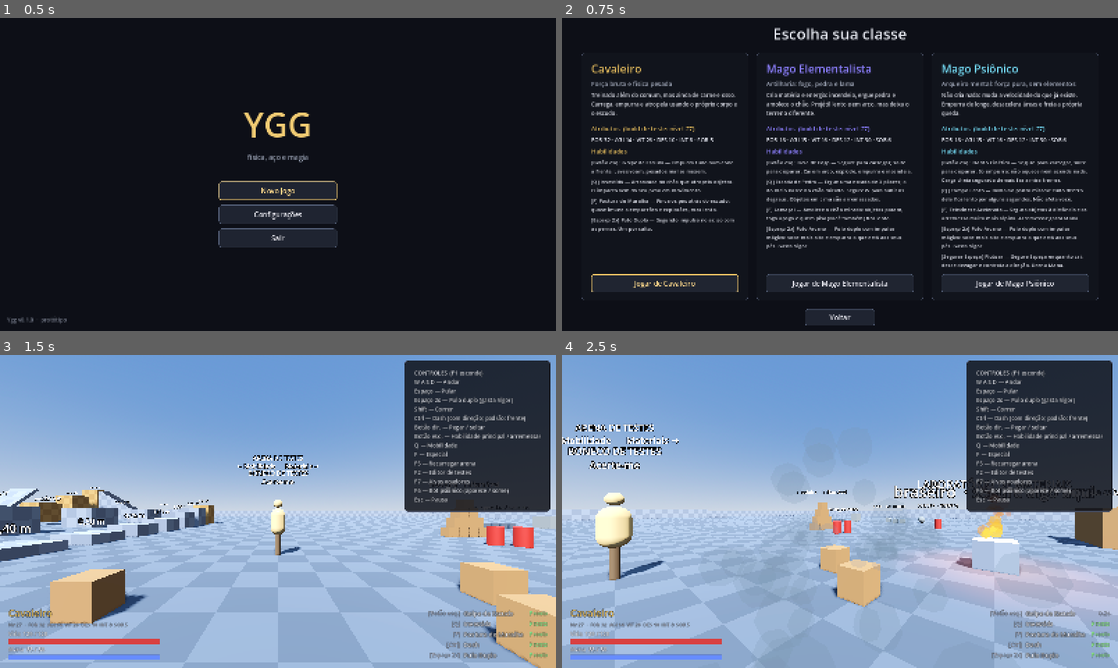
Above: before the commit, frames 1-4 (two rows, left to right).
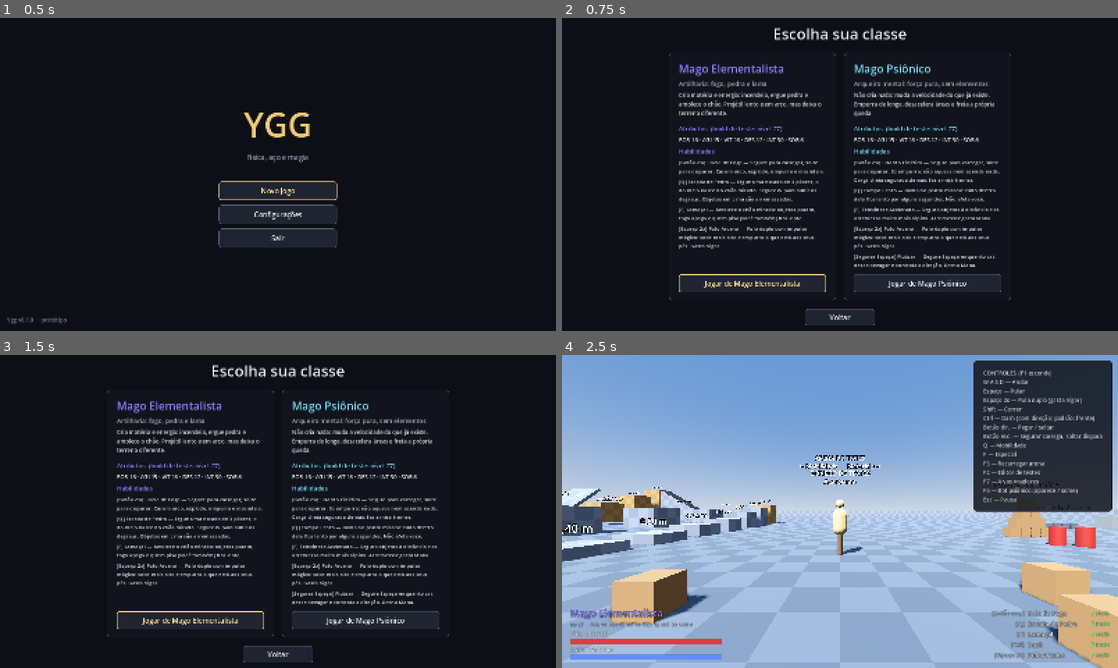
Above: after the commit, the same moments.

Repository: liamzeras/ygg
Game: Godot game, scene res://src/ui/main_menu.tscn
Same seed, same stepped clock (60 frames per second), same inputs: the game is played once before the commit and once after it.
Inputs (mouse positions are in pixels of both pictures, inside the frame that each line leads up to):
- Up to frame 1 (0.5 s): no input
- Up to frame 2 (0.75 s): click "Novo Jogo" at 0.5 s
- Up to frame 3 (1.5 s): click (100, 621) at 1.25 s, where only the run before the commit has a clickable "Jogar de Cavaleiro"
- Up to frame 4 (2.5 s): click (751, 621) at 2 s, where only the run after the commit has a clickable "Jogar de Mago Elementalista"

Frame 1 is identical in both runs. In frame 2, 15% of the frame differs, in the area x 3-97%, y 11-91%; in frame 3, 99%, in the area x 0-100%, y 0-100%; in frame 4, 27%.

Commit message:
Classes: Cavaleiro sai do jogo
Decisão do Liam de 2026-11-16 (design/sabio/inspiracao/magos-elementais.md):
todos os personagens são magos de um só elemento.

- Remove knight.tres e as habilidades só dele (Golpe de Escudo, Investida,
  Postura de Muralha) e a postura de guarda do player.gd.
- is_guarding() fica devolvendo false até a interface tirar o rótulo
  "EM GUARDA" do hud.gd.
- Testes: personagem padrão passa a ser o Elementalista (também tem mãos);
  sai o percurso do Cavaleiro na suíte de classes. 211 -> 185 verificações.

Co-Authored-By: Claude Opus 5.5 <noreply@anthropic.com>

Diff:
--- a/assets/data/classes/knight.tres
+++ /dev/null
@@ -1,91 +0,0 @@
-[gd_resource type="Resource" script_class="PlayerClassData" format=3]
-
-[ext_resource type="Script" path="res://src/gameplay/player/player_class_data.gd" id="1_class"]
-[ext_resource type="Script" path="res://src/gameplay/stats/attributes.gd" id="2_attrs"]
-[ext_resource type="Script" path="res://src/gameplay/abilities/shield_bash_ability.gd" id="3_bash"]
-[ext_resource type="Script" path="res://src/gameplay/abilities/charge_ability.gd" id="4_charge"]
-[ext_resource type="Script" path="res://src/gameplay/abilities/guard_ability.gd" id="5_guard"]
-[ext_resource type="Script" path="res://src/gameplay/abilities/arcane_leap_ability.gd" id="6_jump"]
-
-[ext_resource type="Script" path="res://src/gameplay/abilities/dash_ability.gd" id="9_dash"]
-
-[sub_resource type="Resource" id="attrs"]
-script = ExtResource("2_attrs")
-strength = 32.0
-agility = 14.0
-vitality = 26.0
-dexterity = 10.0
-intelligence = 8.0
-luck = 5.0
-
-[sub_resource type="Resource" id="bash"]
-script = ExtResource("3_bash")
-momentum_transfer = 0.15
-display_name = "Golpe de Escudo"
-description = "Empurra tudo num cone à frente. Leves voam, pesados mal se mexem."
-cost = 15.0
-cost_pool = 0
-cooldown = 0.7
-scaling_attribute = 0
-
-[sub_resource type="Resource" id="charge"]
-script = ExtResource("4_charge")
-display_name = "Investida"
-description = "Arrancada no chão que atropela objetos. O impacto vem do seu peso em movimento."
-cost = 25.0
-cost_pool = 0
-cooldown = 1.5
-scaling_attribute = 0
-base_speed = 7.5
-
-[sub_resource type="Resource" id="guard"]
-script = ExtResource("5_guard")
-display_name = "Postura de Muralha"
-description = "Finca os pés atrás do escudo: quase imune a empurrões e explosões, mas lento."
-cost = 20.0
-cost_pool = 0
-cooldown = 4.0
-scaling_attribute = 2
-
-[sub_resource type="Resource" id="air_jump"]
-script = ExtResource("6_jump")
-display_name = "Pulo Duplo"
-description = "Segundo impulso no ar, só com as pernas. Um por salto."
-cost = 25.0
-cost_pool = 0
-cooldown = 0.0
-scaling_attribute = 0
-base_up_speed = 4.2
-base_blast_impulse = 0.0
-
-[sub_resource type="Resource" id="dash"]
-script = ExtResource("9_dash")
-distance = 3.0
-duration = 0.2
-momentum_transfer = 0.1
-display_name = "Dash"
-description = "Arrancada curta na direção do movimento, ou para a frente se parado. Não atravessa paredes."
-cost = 20.0
-cost_pool = 0
-cooldown = 1.0
-scaling_attribute = 0
-
-[resource]
-script = ExtResource("1_class")
-id = &"knight"
-display_name = "Cavaleiro"
-role = "Força bruta e física pesada"
-description = "Treinado além do comum, mas ainda de carne e osso. Carrega, empurra e atropela usando o próprio corpo e o escudo."
-color = Color(0.85, 0.7, 0.35, 1)
-attributes = SubResource("attrs")
-body_mass = 100.0
-sprint_cost = 10.0
-acceleration = 9.0
-air_control = 0.25
-hand_range = 2.2
-hold_distance = 1.5
-primary_ability = SubResource("bash")
-mobility_ability = SubResource("charge")
-special_ability = SubResource("guard")
-air_jump_ability = SubResource("air_jump")
-dash_ability = SubResource("dash")
--- a/src/core/game_state.gd
+++ b/src/core/game_state.gd
@@ -6,7 +6,6 @@
 const ARENA := "res://src/levels/test_arena.tscn"
 
 const CLASSES: Array[PlayerClassData] = [
-	preload("res://assets/data/classes/knight.tres"),
 	preload("res://assets/data/classes/mage.tres"),
 	preload("res://assets/data/classes/psionic.tres"),
 ]
--- a/src/gameplay/abilities/arcane_leap_ability.gd
+++ b/src/gameplay/abilities/arcane_leap_ability.gd
@@ -3,7 +3,7 @@
 ## Pulo duplo (todas as classes): impulso no ar, para cima e na direção
 ## em que o jogador está andando. A versão arcana do mago também empurra o que está aos pés.
 ## Usado com Espaço no ar; o jogador garante só um por salto.
-## Velocidade vertical = base x raiz(mult(atributo)): Força no cavaleiro, Inteligência no mago.
+## Velocidade vertical = base x raiz(mult(atributo de escala do .tres; hoje Inteligência nos magos)).
 
 @export var base_up_speed := 5.0
 ## Impulso horizontal na direção do movimento (0 se parado: sobe reto).
--- a/src/gameplay/abilities/charge_ability.gd
+++ /dev/null
@@ -1,21 +0,0 @@
-class_name ChargeAbility
-extends Ability
-## Cavaleiro — Investida: arrancada no chão que atropela objetos no caminho.
-## Velocidade = base x raiz(mult(Força)): arrancada vem das pernas (Agilidade não entra).
-## Impacto = massa do cavaleiro x velocidade x fração transferida (quantidade de movimento).
-
-@export var base_speed := 9.0
-@export var duration := 0.4
-## Fração da quantidade de movimento do cavaleiro passada a cada objeto atingido.
-@export_range(0.0, 1.0) var momentum_transfer := 0.4
-
-
-func get_block_reason(player: Player) -> String:
-	return "" if player.is_on_floor() else "Precisa estar no chão"
-
-
-func activate(player: Player) -> void:
-	var speed := base_speed * sqrt(power(player))
-	var impact := player.class_data.body_mass * speed * momentum_transfer
-	player.start_dash(player.get_flat_forward() * speed, duration, impact, display_name)
-	player.add_shake(0.15)
--- a/src/gameplay/abilities/guard_ability.gd
+++ /dev/null
@@ -1,16 +0,0 @@
-class_name GuardAbility
-extends Ability
-## Cavaleiro — Postura de Muralha: ergue o escudo e finca os pés por alguns segundos.
-## Reduz empurrões e explosões recebidos, mas deixa o cavaleiro lento.
-## Duração = base x mult(Vitalidade)^0.5.
-
-@export var base_duration := 2.5
-## Fração do empurrão ignorada (0.85 = recebe só 15%).
-@export_range(0.0, 1.0) var knockback_reduction := 0.85
-## Multiplicador de velocidade enquanto em guarda.
-@export_range(0.0, 1.0) var move_speed_factor := 0.45
-
-
-func activate(player: Player) -> void:
-	player.start_guard(base_duration * sqrt(power(player)), knockback_reduction, move_speed_factor)
-	player.add_shake(0.1)
--- a/src/gameplay/abilities/shield_bash_ability.gd
+++ /dev/null
@@ -1,50 +0,0 @@
-class_name ShieldBashAbility
-extends Ability
-## Cavaleiro — Golpe de Escudo: empurra tudo num cone à frente.
-## Impulso = impulso-base x mult(Força) + massa x velocidade na direção do golpe x transferência.
-## Igual em todo o alcance: o golpe acerta ou não acerta.
-## Objetos leves voam, pesados mal se mexem. Bater correndo pesa mais; recuando, não soma.
-
-@export var reach := 2.5
-@export var half_angle_degrees := 50.0
-## Impulso (N·s) com Força humana. Técnica treinada: ~2x um empurrão comum.
-@export var base_impulse := 120.0
-## Quanto do empurrão vai para cima (0 = só horizontal).
-@export var lift := 0.3
-@export var shake := 0.35
-## Fração da quantidade de movimento do cavaleiro somada ao golpe.
-@export_range(0.0, 1.0) var momentum_transfer := 0.15
-
-
-func activate(player: Player) -> void:
-	var origin := player.get_aim_origin()
-	var direction := player.get_aim_direction()
-	var push_direction := (direction + Vector3.UP * lift).normalized()
-	var min_dot := cos(deg_to_rad(half_angle_degrees))
-	var forward_speed := maxf(player.velocity.dot(direction), 0.0)
-	var impulse := base_impulse * power(player) + player.class_data.body_mass * forward_speed * momentum_transfer
-
-	var shape := SphereShape3D.new()
-	shape.radius = reach
-	var params := PhysicsShapeQueryParameters3D.new()
-	params.shape = shape
-	params.transform = Transform3D(Basis.IDENTITY, origin)
-	params.exclude = [player.get_rid()]
-
-	for hit in player.get_world_3d().direct_space_state.intersect_shape(params, 32):
-		var body := hit["collider"] as Node3D
-		if body == null:
-			continue
-		var center := DamageRules.center_of(body)
-		var offset := center - origin
-		var distance := offset.length()
-		if distance > 0.01 and offset.normalized().dot(direction) < min_dot:
-			continue
-		if body is RigidBody3D:
-			(body as RigidBody3D).apply_central_impulse(push_direction * impulse)
-		var receiver := DamageRules.receiver_of(body)
-		if receiver:
-			receiver.register_hit(display_name, impulse)
-
-	player.add_shake(shake)
-	Fx.burst(player.get_tree().current_scene, origin + direction * 1.2, Color(0.7, 0.85, 1.0), 0.6)
--- a/src/gameplay/abilities/telekinesis_ability.gd
+++ b/src/gameplay/abilities/telekinesis_ability.gd
@@ -2,7 +2,7 @@
 extends Ability
 ## Mago — Telecinese: segura um objeto à distância e arremessa com o botão esquerdo.
 ## Por ser "mais surreal" que as mãos, é mais limitada: carrega menos peso que
-## os braços de um cavaleiro, segura com menos firmeza e drena mana enquanto ativa.
+## as mãos, segura com menos firmeza e drena mana enquanto ativa.
 ## Carga = base x mult(Inteligência). Usar de novo solta o objeto.
 
 @export var reach := 8.0
--- a/src/gameplay/player/player.gd
+++ b/src/gameplay/player/player.gd
@@ -85,9 +85,6 @@
 var _dash_impact := 0.0
 var _dash_source := ""
 var _dash_hits: Array[Object] = []
-var _guard_time := 0.0
-var _guard_reduction := 0.0
-var _guard_speed := 1.0
 var _shake := 0.0
 var _charging := false
 var _charge := 0.0
@@ -263,8 +260,10 @@
 	return class_data.air_jump_ability != null and not _air_jump_used
 
 
+## Nenhuma classe tem postura de guarda desde que o Cavaleiro saiu (2026-11-16).
+## Fica só porque o hud.gd ainda lê; remover junto com o rótulo "EM GUARDA" do HUD.
 func is_guarding() -> bool:
-	return _guard_time > 0.0
+	return false
 
 
 func is_charging() -> bool:
@@ -414,12 +413,6 @@
 	_dash_hits.clear()
 
 
-func start_guard(duration: float, reduction: float, speed_factor: float) -> void:
-	_guard_time = duration
-	_guard_reduction = reduction
-	_guard_speed = speed_factor
-
-
 ## Pontos ainda não distribuídos (negativo = build de teste acima do que o nível paga).
 func get_free_points() -> int:
 	return rules.points_at_level(level) - rules.spent_points(class_data.attributes)
@@ -460,8 +453,6 @@
 
 ## Recebe um empurrão (N·s). A velocidade muda conforme a massa do personagem.
 func apply_knockback(impulse: Vector3) -> void:
-	if is_guarding():
-		impulse *= 1.0 - _guard_reduction
 	velocity += impulse / class_data.body_mass
 	add_shake(clampf(impulse.length() / 400.0, 0.0, 0.6))
 
@@ -613,7 +604,6 @@
 func _update_timers(delta: float) -> void:
 	for slot in _cooldowns.keys():
 		_cooldowns[slot] = maxf(_cooldowns[slot] - delta, 0.0)
-	_guard_time = maxf(_guard_time - delta, 0.0)
 
 
 func _move(delta: float) -> void:
@@ -627,15 +617,13 @@
 	wish.y = 0.0
 	_wish = wish.normalized() * minf(input.length(), 1.0)
 	var wants_sprint := input_enabled and Input.is_action_pressed("sprint")
-	_sprinting = wants_sprint and input.length() > 0.1 and get_pool(Pool.STAMINA) > 0.0 and not is_guarding()
+	_sprinting = wants_sprint and input.length() > 0.1 and get_pool(Pool.STAMINA) > 0.0
 
 	if _dash_time > 0.0:
 		velocity.x = _dash_velocity.x
 		velocity.z = _dash_velocity.z
 	else:
 		var speed := stats.sprint_speed if _sprinting else stats.walk_speed
-		if is_guarding():
-			speed *= _guard_speed
 		speed *= get_speed_factor()
 		# No ar sem input, mantém o embalo (pulos não "freiam").
 		if is_on_floor() or input.length() > 0.1:
--- a/tests/suites/classes.gd
+++ b/tests/suites/classes.gd
@@ -10,9 +10,9 @@
 
 func run() -> void:
 	_test_attribute_curve()
-	for id in ["knight", "mage", "psionic"]:
+	for id in ["mage", "psionic"]:
 		await _test_class(id)
-	_check(_sprint_speeds.size() == 3 and _sprint_speeds.all(func(s: float) -> bool: return is_equal_approx(s, _sprint_speeds[0])), "velocidade de corrida igual entre classes")
+	_check(_sprint_speeds.size() == GameState.CLASSES.size() and _sprint_speeds.all(func(s: float) -> bool: return is_equal_approx(s, _sprint_speeds[0])), "velocidade de corrida igual entre classes")
 	_check(_throw_speeds.get("psionic", 0.0) > _throw_speeds.get("mage", 0.0), "Telecinese Acelerada arremessa mais rápido que as mãos do Elementalista (%.1f x %.1f m/s)" % [_throw_speeds.get("psionic", 0.0), _throw_speeds.get("mage", 0.0)])
 	await _test_psionic()
 	await _test_elementalist()
@@ -42,7 +42,7 @@
 	print("  stats: carga %.0f kg, pulo %.2f m, corrida %.1f m/s, vigor %.0f, mana %.0f" % [
 		player.stats.carry_mass, player.stats.jump_height, player.stats.sprint_speed, player.stats.max_stamina, player.stats.max_mana])
 
-	# Habilidade principal de perto do boneco (alcance do Golpe de Escudo é curto).
+	# Habilidade principal de perto do boneco.
 	player.global_position = dummy.global_position + Vector3(0, 0.05, 1.8)
 	await _frames(10)
 	player.face_point(dummy.global_position + Vector3.UP * 1.2)
@@ -57,11 +57,7 @@
 	_check(player.get_pool(primary.cost_pool) < before, "%s: principal gastou %s" % [id, Player.POOL_NAMES[primary.cost_pool]])
 	_check(dummy.combo_damage > 0.0, "%s: boneco tomou dano (%.1f, DPS %.1f)" % [id, dummy.combo_damage, dummy.get_dps()])
 
-	# Especial e mobilidade (se a classe tiver).
-	if id == "knight":
-		player.request_action(Player.SLOT_SPECIAL)
-		await _frames(3)
-		_check(player.is_guarding(), "knight: Postura de Muralha ativa")
+	# Mobilidade (se a classe tiver).
 	if player.get_ability(Player.SLOT_MOBILITY):
 		# Mira o chão atrás (longe do boneco): o Pilar de Pedra precisa de chão firme.
 		player.face_point(player.get_aim_origin() - player.get_flat_forward() * 4.0 + Vector3.DOWN * 1.6)
@@ -114,7 +110,7 @@
 	_check(peak - ground_y <= 2.02, "%s: pulo duplo com atributos no teto chega a no máximo 2 m (%.2f m)" % [id, peak - ground_y])
 	player.reset_attributes()
 
-	# Pegar e arremessar uma caixa (mãos para o cavaleiro, telecinese para o mago).
+	# Pegar e arremessar uma caixa (mãos para o Elementalista, telecinese para o Psiônico).
 	var crate := _nearest_crate(arena, player)
 	_check(crate != null, "%s: achou uma caixa" % id)
 	if crate:
@@ -423,7 +419,7 @@
 		_check(RULES.is_legal_build(data.attributes, level), "%s é uma build válida no nível %d" % [data.display_name, level])
 
 	# Subir de nível e gastar pontos no jogador; o editor volta ao nível 1.
-	var arena := await _load_arena("knight")
+	var arena := await _load_arena("mage")
 	var player: Player = arena.player
 	var editor: Node = arena.get_node("DebugEditor")
 	editor._apply_level_one()
--- a/tests/suites/gameplay.gd
+++ b/tests/suites/gameplay.gd
@@ -14,7 +14,7 @@
 # Degraus: até 0,4 m sobe só andando; 0,5 m exige pulo; a escada de 0,2 m chega a 2 m.
 func _test_steps() -> void:
 	print("\n--- Degraus: subir andando ---")
-	var arena := await _load_arena("knight")
+	var arena := await _load_arena("mage")
 	var player: Player = arena.player
 	var rules: AttributeRules = player.rules
 	# Fileira de alturas em x = -10: 0,4 m em z = 3, 0,5 m em z = 0.
@@ -50,7 +50,7 @@
 # Regressão: subir escada com ritmo regular, sem perder velocidade nem dar tranco na câmera.
 func _test_stair_rhythm() -> void:
 	print("\n--- Ritmo da subida ---")
-	var arena := await _load_arena("knight")
+	var arena := await _load_arena("mage")
 	var player: Player = arena.player
 	# Mais longe que o pé da escada (x = -20), para chegar já na velocidade de andar.
 	player.global_position = Vector3(-20, 0.05, 17)
@@ -92,7 +92,7 @@
 # Pontos de partida em que o corpo era empurrado para cima ou parava contra o degrau seguinte.
 func _test_stair_no_jolt() -> void:
 	print("\n--- Escada sem solavanco ---")
-	var arena := await _load_arena("knight")
+	var arena := await _load_arena("mage")
 	var player: Player = arena.player
 	for start: Array in [[false, 17.111], [false, 17.185], [true, 17.111], [true, 17.333]]:
 		var sprint: bool = start[0]
@@ -167,7 +167,7 @@
 
 func _test_dash() -> void:
 	print("\n--- Dash (Ctrl) ---")
-	var arena := await _load_arena("knight")
+	var arena := await _load_arena("mage")
 	var player: Player = arena.player
 	var dash := player.get_ability(Player.SLOT_DASH) as DashAbility
 	_check(InputMap.has_action("dash") and dash != null, "dash existe para a classe")
@@ -230,7 +230,7 @@
 # (design/gdd/physics-magic-system.md).
 func _test_explosion_occlusion() -> void:
 	print("\n--- Explosão: paredes protegem ---")
-	var arena := await _load_arena("knight")
+	var arena := await _load_arena("mage")
 	var player: Player = arena.player
 	var dummy: TrainingDummy = arena.dummy
 	var factor: float = Explosion.DAMAGE.blocked_explosion_factor
@@ -325,7 +325,7 @@
 # Mede a distância real em que o fogo pula entre caixas de madeira, e a pirâmide inteira.
 func _test_fire_spread() -> void:
 	print("\n--- Contágio de fogo: medição ---")
-	var arena := await _load_arena("knight")
+	var arena := await _load_arena("mage")
 	var wood: PropMaterial = arena.WOOD
 	var box := PhysicsProp.Form.BOX
 	var size := Vector3(0.6, 0.6, 0.6)
--- a/tests/suites/monstros.gd
+++ b/tests/suites/monstros.gd
@@ -66,7 +66,7 @@
 # Bot Psiônico agressivo: F6 chama e some, ataca, morre e renasce (design/gdd/combat-bot.md).
 func _test_combat_bot() -> void:
 	print("\n--- Bot psiônico (F6) ---")
-	var arena := await _load_arena("knight")
+	var arena := await _load_arena("mage")
 	var player: Player = arena.player
 	var health := player.get_node("Health") as Health
 	_check(InputMap.has_action("spawn_bot"), "F6 registrado")
@@ -114,7 +114,7 @@
 
 func _test_dummy_fire_and_reset() -> void:
 	print("\n--- Boneco: fogo próximo e reset ---")
-	var arena := await _load_arena("knight")
+	var arena := await _load_arena("mage")
 	var dummy: TrainingDummy = arena.dummy
 	var crate := _nearest_crate(arena, arena.player)
 	crate.freeze = true
Not shown, removed: src/gameplay/abilities/charge_ability.gd.uid
Not shown, removed: src/gameplay/abilities/guard_ability.gd.uid
Not shown, removed: src/gameplay/abilities/shield_bash_ability.gd.uid
